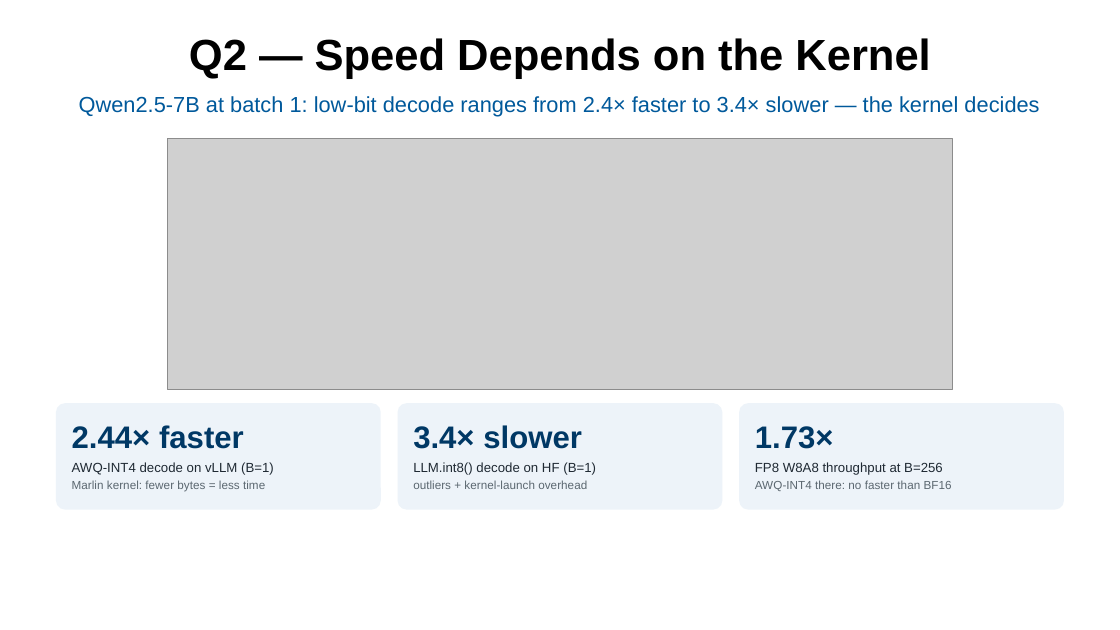
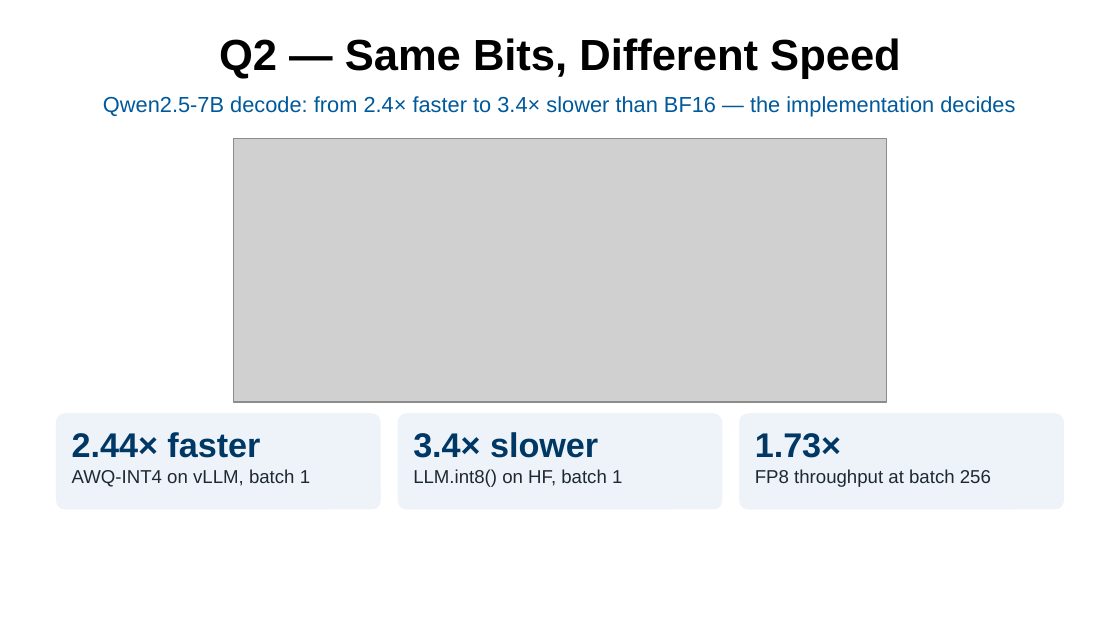
Before and after one commit to zz9tf/6359-SYS-ARCHITECT-course-work, a slide deck: slide 4 of final_project/slides/final_presentation.pptx. Drawn at 1120x630 pixels with LibreOffice and Linux fonts; fonts in the diff are those of the drawing; grey boxes stand for pictures; background and template pictures are left out. Boxes give left, top, right and bottom in pixels: in the first picture for what was removed or moved away, otherwise in the second. Text is boxed around its words. In the diff, an @@ line names an element or a change of style, - is before the commit and + after.

```diff
--- a/final_project/slides/final_presentation.pptx
+++ b/final_project/slides/final_presentation.pptx
@@ title at (219,38,901,79): text changed @@
-Q2 — Speed Depends on the Kernel
+Q2 — Same Bits, Different Speed
@@ text at (103,96,1015,117): text changed @@
-Qwen2.5-7B at batch 1: low-bit decode ranges from 2.4× faster to 3.4× slower — the kernel decides
+Qwen2.5-7B decode: from 2.4× faster to 3.4× slower than BF16 — the implementation decides
@@ picture: place and size @@
-picture at (168,139,952,390)
+picture at (234,139,887,402)
@@ rounded rectangle: place and size @@
-rounded rectangle at (56,403,381,510)
+rounded rectangle at (56,413,381,510)
@@ rounded rectangle: place and size @@
-rounded rectangle at (398,403,722,510)
+rounded rectangle at (398,413,722,510)
@@ proportions changed in 3 elements at (56,413,381,510), (398,413,722,510), (739,413,1064,510) @@
@@ rounded rectangle: place and size @@
-rounded rectangle at (739,403,1064,510)
+rounded rectangle at (739,413,1064,510)
@@ 3 texts: place and size @@
-3 texts at (72,425,834,449)
+3 texts at (72,432,841,458)
@@ size 20 to 22 pt in 3 elements at (413,432,598,458), (755,433,841,458), (72,432,260,458) @@
@@ text at (72,469,310,487): text changed; size 7.5 to 12 pt; text colour #5B6770 to #1F2933 @@
-AWQ-INT4 decode on vLLM (B=1)
-Marlin kernel: fewer bytes = less time
+AWQ-INT4 on vLLM, batch 1
@@ text at (413,469,622,487): text changed; size 7.5 to 12 pt; text colour #5B6770 to #1F2933 @@
-LLM.int8() decode on HF (B=1)
-outliers + kernel-launch overhead
+LLM.int8() on HF, batch 1
@@ text at (755,469,991,487): text changed; size 7.5 to 12 pt; text colour #5B6770 to #1F2933 @@
-FP8 W8A8 throughput at B=256
-AWQ-INT4 there: no faster than BF16
+FP8 throughput at batch 256
```
Also in this commit, not shown: 10 other slides changed, 30 other files.
